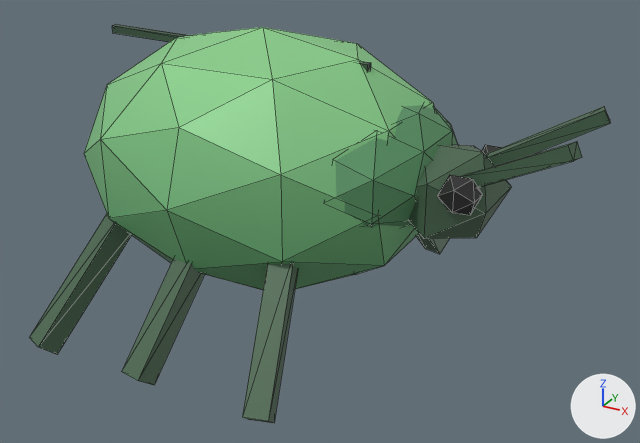
The glTF model assets/models/beetle_lowpoly.glb: old version first, new version second.
Rendered twice from a 50 mm lens placed at (1.364, -2.221, 1.006), pointed at (0.168, -0.047, -0.081). Lighting does not change. The marker at lower right points along +X, +Y and +Z. The picture after the commit comes second. Mesh edges are drawn as thin lines. Where no turn or scale is listed for an object, it has been applied to the vertices. Vertices at exactly the same position are counted once.

Names of what the first picture shows: 'LowPolyBeetle'.
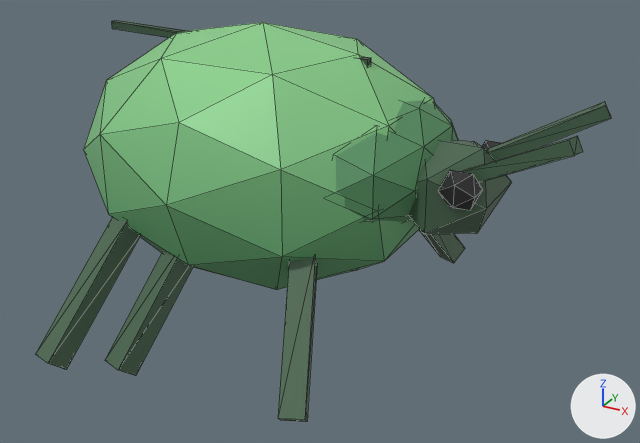
Where the change shows, as pixel boxes [x1, y1, x2, y2] in the pictures (640 x 443 px):
'LowPolyBeetle', reshaped, moved (9% narrower, 32% shorter)
    before: [29, 24, 610, 423]
    after: [83, 20, 611, 290]
'tripodA', added (green)
    after: [36, 217, 317, 422]
'tripodB', added
    after: [105, 229, 465, 376]
part 1 of me_lowpolybeetle, deleted (green)
    before: [29, 214, 449, 423]

Diff of the bpy script that builds the scene:
```diff
--- a/assets/models/beetle_lowpoly.glb.py
+++ b/assets/models/beetle_lowpoly.glb.py
@@ me_lowpolybeetle @@
 # used by ob_lowpolybeetle; location = (0.0, 0.0, 0.0)
-me_lowpolybeetle.from_pydata(...)  # 192 vertices, 328 faces; spans x -0.65..0.94, y -0.66..0.66, z -0.42..0.48
+me_lowpolybeetle.from_pydata(...)  # 144 vertices, 256 faces; spans x -0.65..0.94, y -0.5..0.5, z -0.32..0.48
+# me_lowpolybeetle part 1: 6 loose pieces with 48 vertices, spanning x -0.5..0.34, y -0.66..0.66, z -0.42..-0.03, are deleted
 me_lowpolybeetle.materials.append(mat_beetle)
@@ me_legb @@
+me_legb.from_pydata(...)  # 24 vertices, 36 faces; spans x -0.417..0.42, y -0.638..0.709, z -0.373..0.023
+me_legb.materials.append(mat_beetle)
@@ me_lega @@
+me_lega.from_pydata(...)  # 24 vertices, 36 faces; spans x -0.417..0.42, y -0.709..0.638, z -0.373..0.023
+me_lega.materials.append(mat_beetle)
@@ ob_lowpolybeetle @@
 ob_lowpolybeetle = bpy.data.objects.new('LowPolyBeetle', me_lowpolybeetle)
-ob_lowpolybeetle.location = (0.0, 0.0, 0.0)
+ob_lowpolybeetle.location = (0.0, 0.0, 0.014)
@@ ob_tripodb @@
+ob_tripodb = bpy.data.objects.new('tripodB', me_legb)
+ob_tripodb.location = (0.0, 0.0, -0.05)
@@ ob_tripoda @@
+ob_tripoda = bpy.data.objects.new('tripodA', me_lega)
+ob_tripoda.location = (0.0, 0.0, -0.05)
```
